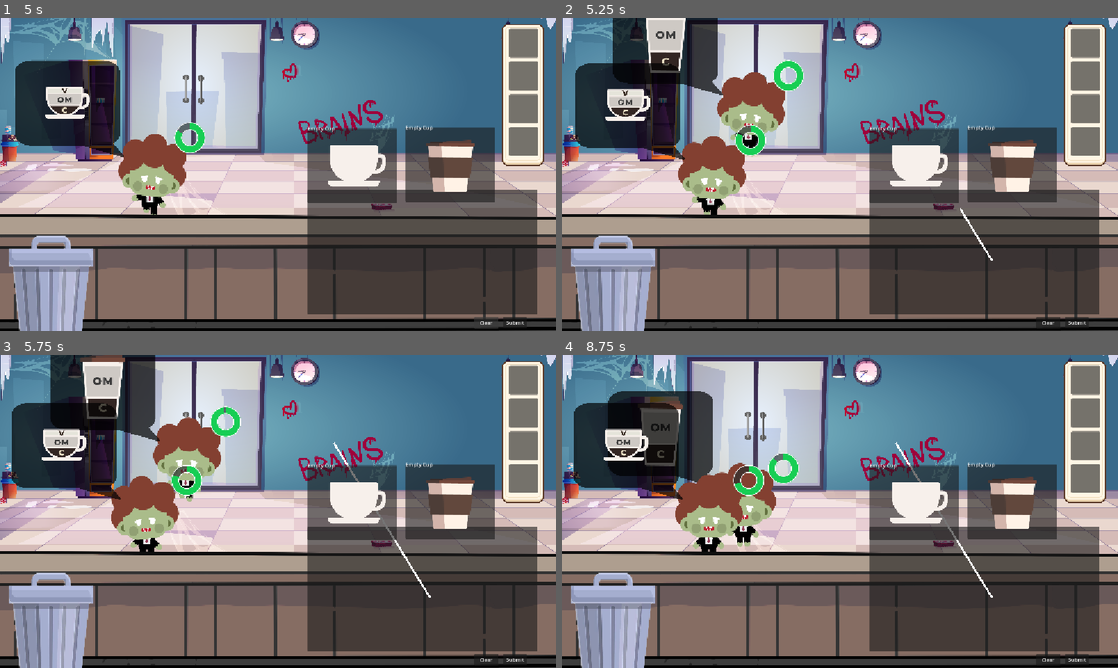
Above: before the commit, frames 1-4 (two rows, left to right).
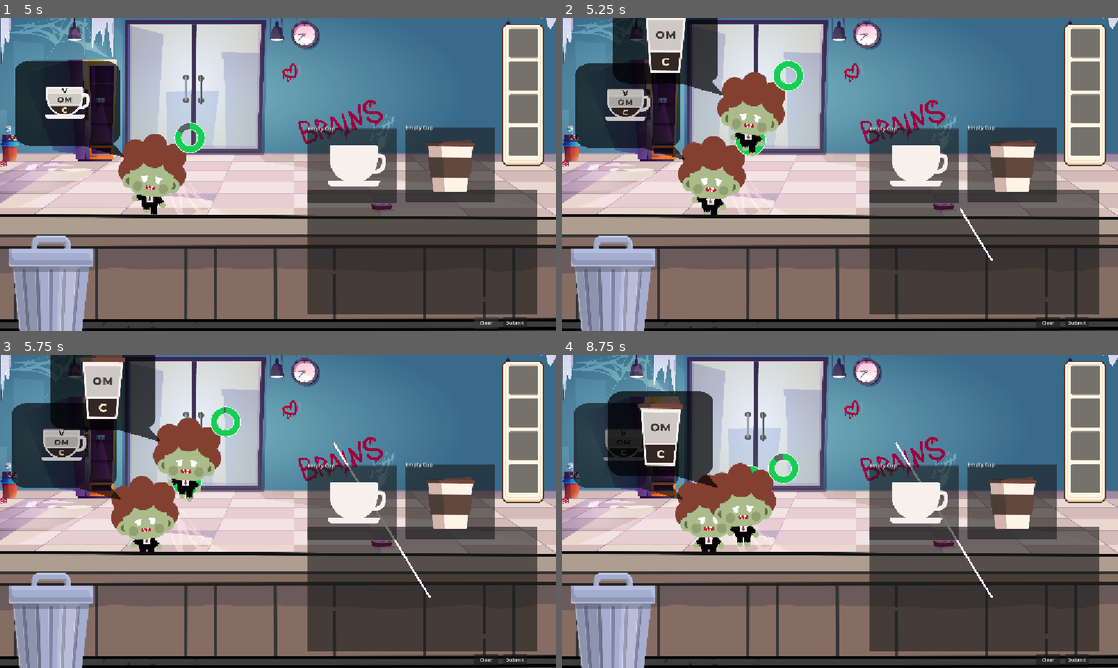
Above: after the commit, the same moments.

Repository: fishlis/SM2603-asm2
Game: Godot game, scene res://scenes/main.tscn
Same seed, same stepped clock (60 frames per second), same inputs: the game is played once before the commit and once after it. The project has no main scene, so this scene is started directly.
Inputs (mouse positions are in pixels of both pictures, inside the frame that each line leads up to):
- Up to frame 1 (5 s): click "Submit" at 0.5 s; click "Clear" at 1.25 s; click "Submit" at 2 s; click "Clear" at 2.75 s; click "Submit" at 3.5 s; click "Clear" at 4.25 s
- Up to frame 2 (5.25 s): drag from (990, 259) to (895, 105) at 5.02 s
- Up to frame 3 (5.75 s): no input
- Up to frame 4 (8.75 s): drag from (728, 527) to (812, 574) at 5.77 s; move the mouse to (895, 442) at 6.52 s; click (895, 442) at 6.67 s; drag from (812, 574) to (673, 464) at 7.27 s; move the mouse to (1006, 558) at 8.02 s; click (1006, 558) at 8.17 s

Frame 1 is identical in both runs. In frame 2, 0.9% of the frame differs, in the area x 7-37%, y 14-44%; in frame 3, 1.1%; in frame 4, 2.7%, in the area x 2-37%, y 15-57%.

Commit message:
orders now add and drop to the order bubbles instead of the zombie customers
orders now add and drop to the order bubbles instead of the zombie customers

Diff:
--- a/scenes/drop_area.gd
+++ b/scenes/drop_area.gd
@@ -1,25 +1,188 @@
 extends Control
+## Drop target placed on the zombie's order bubble.
+##
+## Zombies queue up and their order bubbles overlap. Godot picks the drop
+## target by TREE ORDER (the last sibling wins), while the zombies are drawn
+## by z_index, so the engine would normally hand the cup to the zombie drawn
+## BEHIND the others.
+##
+## To keep both in sync, every bubble checks whether a bubble that is drawn
+## in front of it covers the cursor. If one does, this bubble refuses the
+## drop and dims itself, so only the order bubble that is truly in front can
+## receive the coffee.
 
-@onready var zombie = get_parent()
+const DROP_AREA_GROUP := "order_drop_area"
 
-func _can_drop_data(at_position: Vector2, data: Variant) -> bool:
-	return typeof(data) == TYPE_DICTIONARY and data.get("type") == "cup"
+@export var highlight_color: Color = Color(1.0, 0.85, 0.35, 0.6)
+@export var dimmed_color: Color = Color(0.55, 0.55, 0.55, 0.8)
 
-func _drop_data(at_position: Vector2, data: Variant) -> void:
+@onready var order_overlay: Node2D = get_parent() as Node2D
+@onready var speech_bubble: TextureRect = order_overlay.get_node_or_null("SpeechBubble") as TextureRect
+@onready var order_icon: TextureRect = order_overlay.get_node_or_null("OrderIcon") as TextureRect
+
+var _hovering: bool = false
+var _coverage: float = 0.0
+var _base_bubble_modulate: Color = Color(1, 1, 1, 1)
+var _base_icon_modulate: Color = Color(1, 1, 1, 1)
+
+
+func _ready() -> void:
+	mouse_filter = Control.MOUSE_FILTER_STOP
+	add_to_group(DROP_AREA_GROUP)
+	if speech_bubble != null:
+		_base_bubble_modulate = speech_bubble.modulate
+	if order_icon != null:
+		_base_icon_modulate = order_icon.modulate
+
+
+func _process(_delta: float) -> void:
+	var hovering := _is_cup_hovering()
+	var coverage := _covered_ratio()
+	if hovering != _hovering or not is_equal_approx(coverage, _coverage):
+		_hovering = hovering
+		_coverage = coverage
+		_apply_appearance()
+
+
+# Walks up the tree to find the zombie that owns this order bubble
+func find_zombie() -> Node:
+	var node: Node = get_parent()
+	while node != null:
+		if node.has_method("check_cup"):
+			return node
+		node = node.get_parent()
+	return null
+
+
+# The drawing order of this bubble inside the canvas layer.
+# A higher value means the bubble is drawn further in front.
+func get_effective_z() -> int:
+	var total := 0
+	var node: Node = self
+	while node is CanvasItem:
+		total += (node as CanvasItem).z_index
+		var parent := node.get_parent()
+		if parent is CanvasLayer:
+			break
+		node = parent
+	return total
+
+
+# Checks whether a cup is currently being dragged over this bubble
+func _is_cup_hovering() -> bool:
+	var viewport := get_viewport()
+	if viewport == null or not viewport.gui_is_dragging():
+		return false
+
+	var data = viewport.gui_get_drag_data()
+	var drag_type: String = ""
+	if typeof(data) == TYPE_DICTIONARY:
+		drag_type = str(data.get("type", ""))
+	if drag_type != "cup":
+		return false
+
+	var mouse_pos := viewport.get_mouse_position()
+	return get_global_rect().has_point(mouse_pos) and _is_frontmost_at(mouse_pos)
+
+
+# Pure logic: given a drag type and a mouse position, decide whether to highlight
+func should_highlight(drag_type: String, mouse_pos: Vector2) -> bool:
+	if drag_type != "cup":
+		return false
+	if not get_global_rect().has_point(mouse_pos):
+		return false
+	return _is_frontmost_at(mouse_pos)
+
+
+# True when no order bubble drawn in front of this one covers the given point
+func _is_frontmost_at(mouse_pos: Vector2) -> bool:
+	var my_z := get_effective_z()
+	for node in get_tree().get_nodes_in_group(DROP_AREA_GROUP):
+		var area := node as Control
+		if area == null or area == self:
+			continue
+		if area.get_effective_z() <= my_z:
+			continue
+		if area.get_global_rect().has_point(mouse_pos):
+			return false
+	return true
+
+
+# How much of this bubble is covered by a bubble that is drawn in front of it
+func _covered_ratio() -> float:
+	var my_rect := get_global_rect()
+	var my_area := my_rect.size.x * my_rect.size.y
+	if my_area <= 0.0:
+		return 0.0
+
+	var my_z := get_effective_z()
+	var worst := 0.0
+	for node in get_tree().get_nodes_in_group(DROP_AREA_GROUP):
+		var area := node as Control
+		if area == null or area == self:
+			continue
+		if area.get_effective_z() <= my_z:
+			continue
+		var inter := my_rect.intersection(area.get_global_rect())
+		if inter.size.x <= 0.0 or inter.size.y <= 0.0:
+			continue
+		worst = maxf(worst, (inter.size.x * inter.size.y) / my_area)
+	return clampf(worst, 0.0, 1.0)
+
+
+func _can_drop_data(_at_position: Vector2, data: Variant) -> bool:
+	if typeof(data) != TYPE_DICTIONARY or str(data.get("type", "")) != "cup":
+		return false
+	# Refuse when a bubble in front of this one is under the cursor.
+	# Godot does not fall through to the control underneath, so refusing here
+	# is what keeps the order in front.
+	return _is_frontmost_at(get_global_mouse_position())
+
+
+func _drop_data(_at_position: Vector2, data: Variant) -> void:
+	var zombie := find_zombie()
+	if zombie == null:
+		return
+
 	var items: Array = data.get("ingredients", [])
 	var dropped_cup_type: String = str(data.get("cup_type", "cup")).strip_edges().to_lower()
-	if zombie and zombie.has_method("check_cup"):
+
+	if zombie.has_method("check_cup"):
 		var matched: bool = zombie.check_cup(items, dropped_cup_type)
 		if matched:
 			var cup = data.get("cup")
 			if cup and cup.has_method("reset_cup"):
 				cup.reset_cup()
-
-# Called when the node enters the scene tree for the first time.
-func _ready() -> void:
-	pass # Replace with function body.
+			_play_success_feedback()
 
 
-# Called every frame. 'delta' is the elapsed time since the previous frame.
-func _process(delta: float) -> void:
-	pass
+func _apply_appearance() -> void:
+	var bubble_target := _base_bubble_modulate
+	var icon_target := _base_icon_modulate
+
+	# Dim this bubble when an order bubble in front of it is covering it
+	if _coverage > 0.0:
+		var dim_amount := clampf(_coverage * 1.5, 0.0, 1.0)
+		bubble_target = _base_bubble_modulate.lerp(dimmed_color, dim_amount)
+		icon_target = _base_icon_modulate.lerp(dimmed_color, dim_amount)
+
+	# Highlight only when this bubble is the one that would actually receive the drop
+	if _hovering:
+		bubble_target = highlight_color
+		icon_target = highlight_color
+
+	if speech_bubble != null:
+		var tw := create_tween()
+		tw.tween_property(speech_bubble, "modulate", bubble_target, 0.12)
+	if order_icon != null:
+		var tw2 := create_tween()
+		tw2.tween_property(order_icon, "modulate", icon_target, 0.12)
+
+
+func _play_success_feedback() -> void:
+	if order_icon == null:
+		return
+	var base_scale: Vector2 = order_icon.scale
+	var tw := create_tween()
+	tw.tween_property(order_icon, "scale", base_scale * 1.25, 0.08)
+	tw.tween_property(order_icon, "scale", base_scale, 0.12)
--- a/scenes/zombie.tscn
+++ b/scenes/zombie.tscn
@@ -2053,6 +2053,7 @@
 offset_top = -327.68353
 offset_right = -54.128967
 offset_bottom = -127.59393
+mouse_filter = 2
 texture = ExtResource("10_iblsu")
 expand_mode = 1
 metadata/_edit_use_anchors_ = true
@@ -2070,6 +2071,7 @@
 grow_horizontal = 2
 grow_vertical = 2
 scale = Vector2(0.31, 0.31)
+mouse_filter = 2
 texture = ExtResource("11_ida1p")
 expand_mode = 5
 stretch_mode = 5
@@ -2098,12 +2100,12 @@
 patch_margin_right = 125
 patch_margin_bottom = 270
 
-[node name="DropArea" type="Control" parent="." unique_id=896745568]
-layout_mode = 3
-anchors_preset = 0
-offset_left = -50.0
-offset_top = -150.0
-offset_right = 50.0
+[node name="DropArea" type="Control" parent="OrderOverlay" unique_id=896745568]
+layout_mode = 0
+offset_left = -280.99057
+offset_top = -327.68353
+offset_right = -54.128967
+offset_bottom = -127.59393
 script = ExtResource("13_u6hpf")
 
 [connection signal="screen_exited" from="VisibleOnScreenNotifier2D" to="." method="_on_visible_on_screen_notifier_2d_screen_exited"]
--- a/script/main.gd
+++ b/script/main.gd
@@ -3,10 +3,17 @@
 @export var zombie_speed: float = 20.0
 var score
 
+# Zombies are drawn inside this z_index band so they always stay behind the
+# background art and the UI, no matter how many of them are alive.
+const ZOMBIE_Z_MIN := -50
+const ZOMBIE_Z_MAX := -20
+
+# The zombies in the order they spawned. The newest zombie is drawn in front.
+var _zombie_order: Array = []
+
 # Called when the node enters the scene tree for the first time.
 func _ready() -> void:
 	_on_zombie_timer_timeout()
-
 
 # Called every frame. 'delta' is the elapsed time since the previous frame.
 func _process(delta: float) -> void:
@@ -17,7 +24,6 @@
 	var grid = $Inventory/CanvasLayer/Inventory/Category_grid
 	if grid and grid.has_method("update_category_slot"):
 		grid.update_category_slot(category, item_name, item_color, item_icon)
-
 
 
 func _on_zombie_timer_timeout() -> void:
@@ -40,5 +46,34 @@
 	zombie.linear_velocity = velocity.rotated(direction)
 
 	# Spawn the mob by adding it to the Main scene.
+	# add_child appends the zombie as the LAST child. Godot picks overlapping
+	# drag and drop targets by tree order (the last child wins) while it draws
+	# them by z_index, so the newest zombie is both the last child and the one
+	# drawn in front. That keeps the order bubble the player can see as the
+	# one that actually receives the coffee.
 	add_child(zombie)
-	zombie.z_index = -get_child_count()
+	_zombie_order.append(zombie)
+	_refresh_zombie_z_order()
+
+
+# Removes the zombies that were freed and re-applies the z_index band.
+func _refresh_zombie_z_order() -> void:
+	var alive: Array = []
+	for z in _zombie_order:
+		if is_instance_valid(z):
+			alive.append(z)
+	_zombie_order = alive
+
+	var count := _zombie_order.size()
+	if count == 0:
+		return
+
+	# The oldest zombie gets the lowest z_index, the newest the highest one,
+	# so the newest zombie is always drawn in front of the queue.
+	for i in range(count):
+		var z = _zombie_order[i]
+		if count == 1:
+			z.z_index = ZOMBIE_Z_MIN
+		else:
+			var t := float(i) / float(count - 1)
+			z.z_index = int(round(lerp(float(ZOMBIE_Z_MIN), float(ZOMBIE_Z_MAX), t)))
